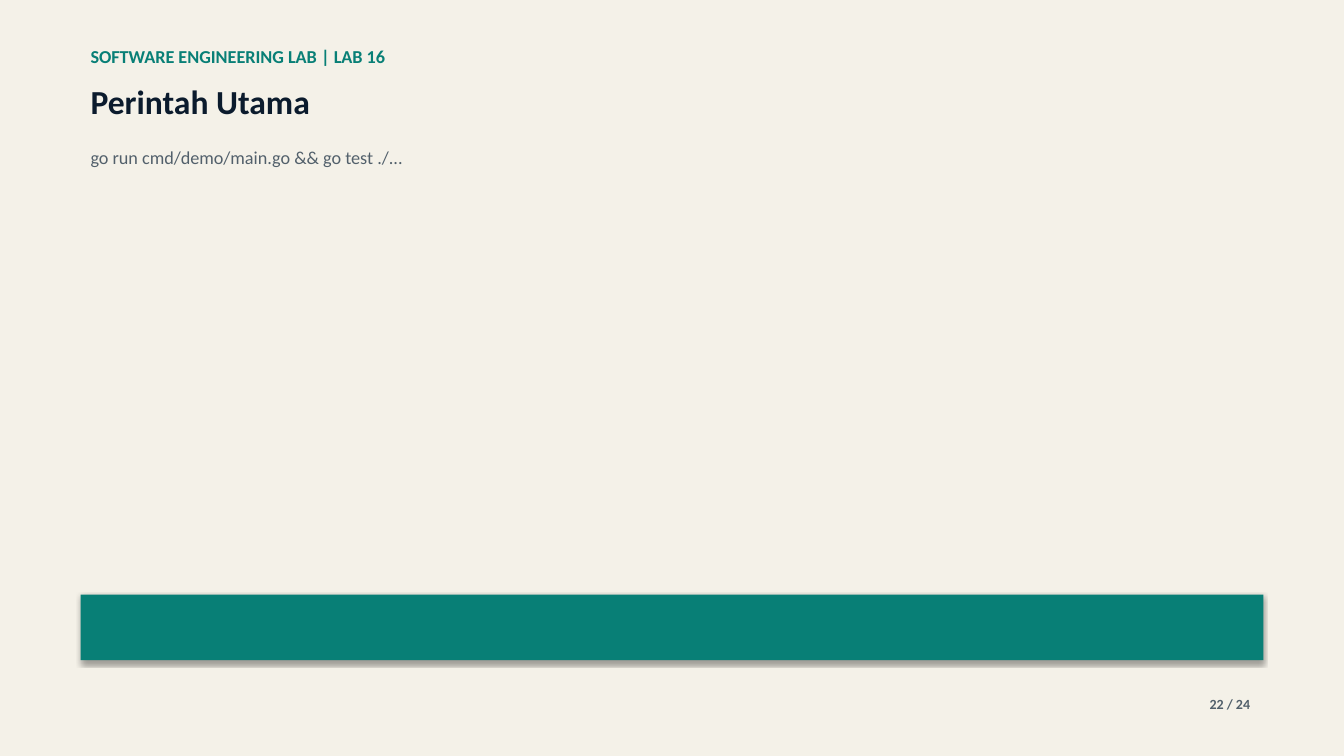
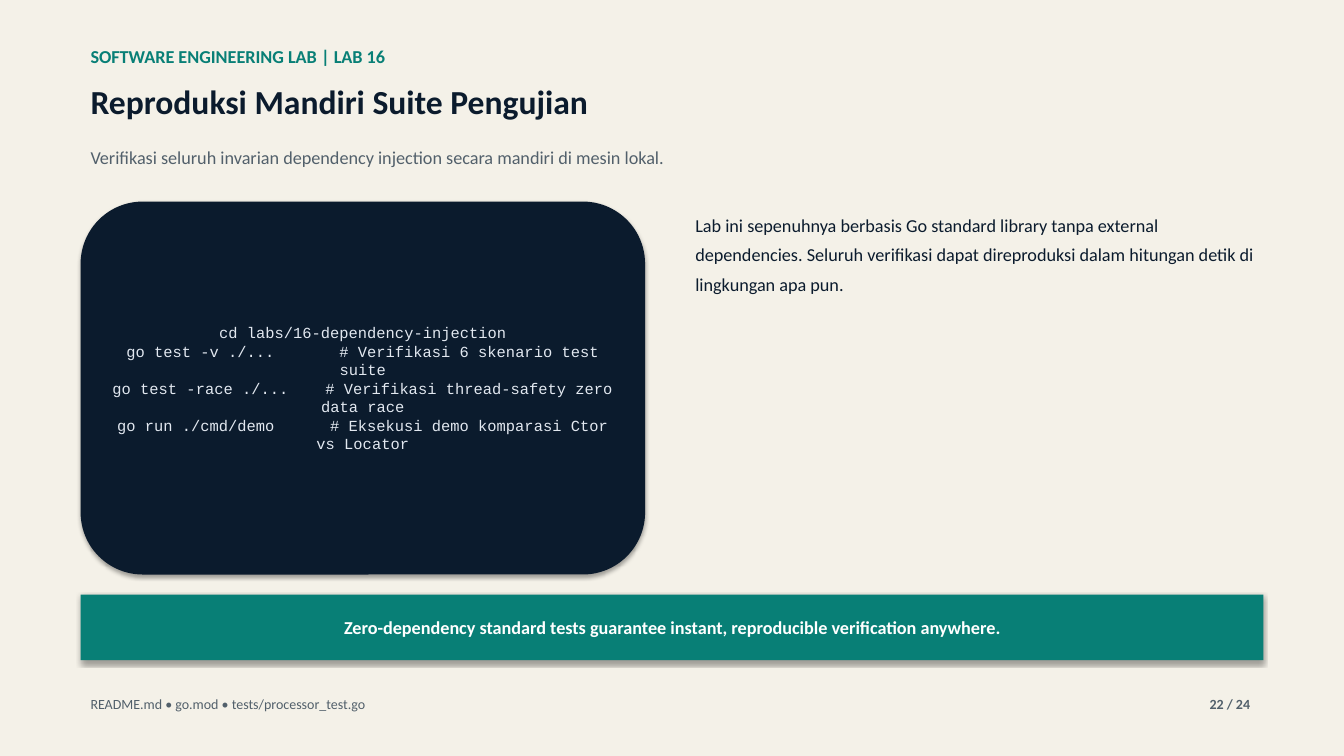
Before and after one commit to lukman-ss/software-engineering-lab, a slide deck: slide 22 of labs/16-dependency-injection/result/linkedin/lab-16-dependency-injection-carousel.pptx. Drawn at 1344x756 pixels with LibreOffice and Linux fonts; fonts in the diff are those of the drawing. Boxes give left, top, right and bottom in pixels: in the first picture for what was removed or moved away, otherwise in the second. Text is boxed around its words. In the diff, an @@ line names an element or a change of style, - is before the commit and + after.

Commit message:
feat: update lab 16 dependency injection content, presentation, and documentation artifacts

```diff
--- a/labs/16-dependency-injection/result/linkedin/lab-16-dependency-injection-carousel.pptx
+++ b/labs/16-dependency-injection/result/linkedin/lab-16-dependency-injection-carousel.pptx
@@ text at (91, 90, 588, 120): text changed @@
-Perintah Utama
+Reproduksi Mandiri Suite Pengujian
@@ text at (91, 151, 664, 167): text changed @@
-go run cmd/demo/main.go && go test ./...
+Verifikasi seluruh invarian dependency injection secara mandiri di mesin lokal.
@@ rounded rectangle added at (81, 202, 645, 575), fill #0B1B2D, 11 pt, text #E2E8F0 @@
+cd labs/16-dependency-injection
+go test -v ./... # Verifikasi 6 skenario test suite
+go test -race ./... # Verifikasi thread-safety zero data race
+go run ./cmd/demo # Eksekusi demo komparasi Ctor vs Locator
@@ text added at (695, 219, 1254, 294), 13 pt, text #0B1B2D @@
+Lab ini sepenuhnya berbasis Go standard library tanpa external dependencies. Seluruh verifikasi dapat direproduksi dalam hitungan detik di lingkungan apa pun.
@@ text in rectangle at (344, 621, 1001, 637): text added @@
+Zero-dependency standard tests guarantee instant, reproducible verification anywhere.
@@ text added at (91, 699, 365, 712), 10 pt, text #52606B @@
+README.md • go.mod • tests/processor_test.go
```
Also in this commit, not shown: 16 other slides changed, 7 slides added, 7 slides removed, 7 other files.
